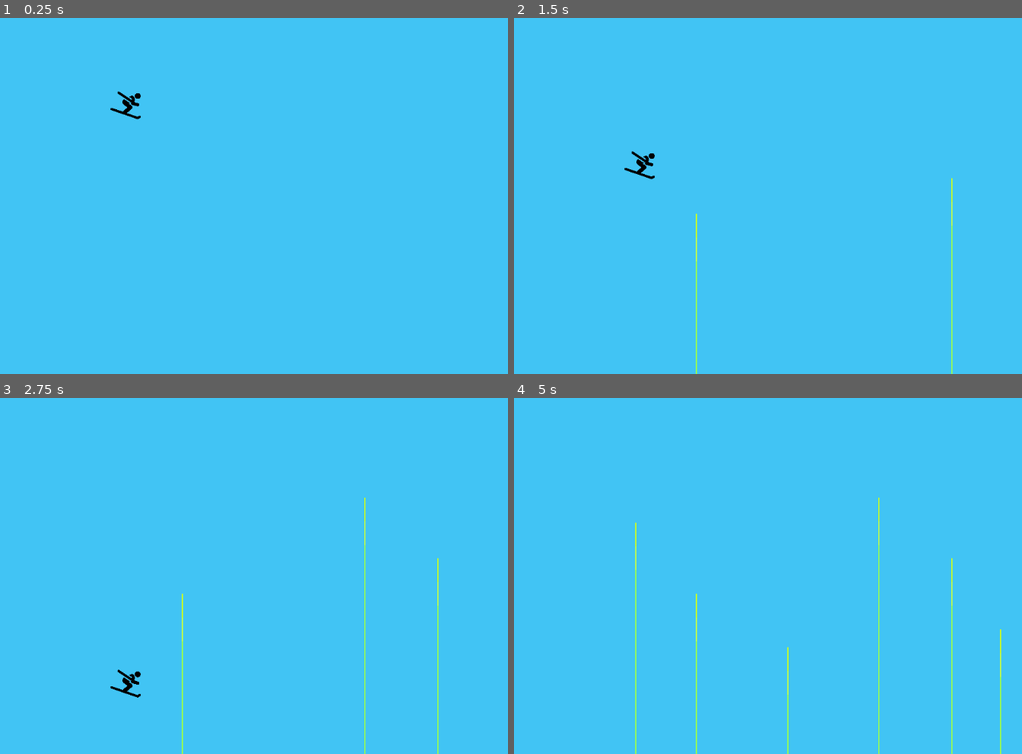
Above: before the commit, frames 1-4 (two rows, left to right).
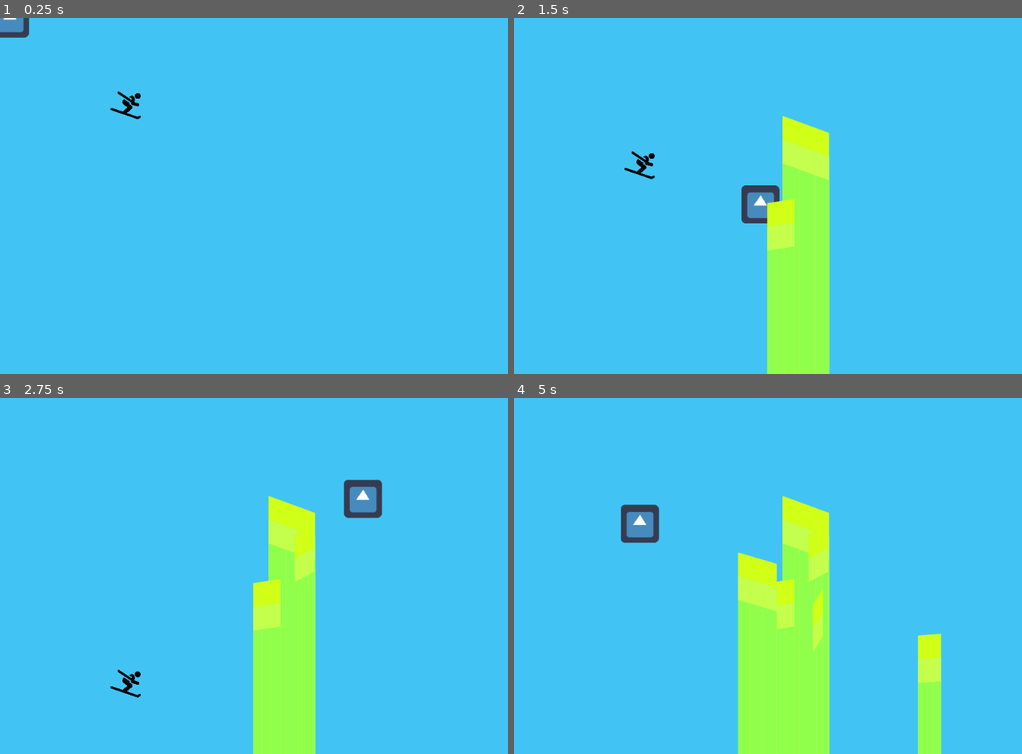
Above: after the commit, the same moments.

Repository: peteyycz/skyer
Game: Godot game, scene res://World.tscn
The game is run twice, just before and just after one commit, with the same random seed, the same clock (stepped at 60 frames per second) and the same inputs. The engine's default icon, where the game draws it, is replaced by a stand-in: a white triangle on a blue panel in a dark square.
Inputs (mouse positions are in pixels of both pictures, inside the frame that each line leads up to):
- Up to frame 1 (0.25 s): no input
- Up to frame 2 (1.5 s): move the mouse to (950, 178) at 0.52 s; click (950, 178) at 0.67 s; move the mouse to (696, 213) at 1.27 s; click (696, 213) at 1.42 s
- Up to frame 3 (2.75 s): move the mouse to (365, 497) at 2.02 s; click (365, 497) at 2.17 s
- Up to frame 4 (5 s): move the mouse to (788, 647) at 2.77 s; click (788, 647) at 2.92 s; move the mouse to (1001, 629) at 3.52 s; click (1001, 629) at 3.67 s; move the mouse to (635, 522) at 4.27 s; click (635, 522) at 4.42 s

The runs differ from the first frame. In frame 1, 0.3% of the frame differs, in the area x 0-6%, y 0-6%; in frame 2, 8.9%; in frame 3, 9.3%; in frame 4, 14%, in the area x 20-96%, y 27-100%.

Commit message:
Add controller

Diff:
--- /dev/null
+++ b/Controller.gd
@@ -0,0 +1,8 @@
+extends Node2D
+
+onready var this = get_node('.')
+
+var t = 0
+
+func _process(delta):
+	this.position = this.position.linear_interpolate(get_global_mouse_position(), 0.1)
--- /dev/null
+++ b/Controller.tscn
@@ -0,0 +1,10 @@
+[gd_scene load_steps=3 format=2]
+
+[ext_resource path="res://Controller.gd" type="Script" id=1]
+[ext_resource path="res://icon.png" type="Texture" id=2]
+
+[node name="Controller" type="Node2D"]
+script = ExtResource( 1 )
+
+[node name="Sprite" type="Sprite" parent="."]
+texture = ExtResource( 2 )
--- a/World.gd
+++ b/World.gd
@@ -4,6 +4,7 @@
 var drawingTimer = 0
 var pointerPositions
 var screenSize
+onready var controller = get_node("Controller")
 
 func _initializePointerPositions(pos):
 	pointerPositions = [pos]
@@ -20,7 +21,7 @@
 	if not pointerPositions[0]:
 		return false
 	if pointerPositions[0] and not pointerPositions[1]:
-		pointerPositions[1] = get_global_mouse_position()
+		pointerPositions[1] = controller.position
 	return true
 
 func _ready():
@@ -61,10 +62,10 @@
 	match event.get_class():
 		"InputEventMouseButton":
 			if event.pressed:
-				_initializePointerPositions(get_canvas_transform().xform_inv(event.position))
+				_initializePointerPositions(controller.position)
 				isDrawing = true
 			else:
 				isDrawing = false
 		"InputEventMouseMotion":
 			if isDrawing:
-				_updateEndPosition(get_canvas_transform().xform_inv(event.position))
+				_updateEndPosition(controller.position)
--- a/World.tscn
+++ b/World.tscn
@@ -1,10 +1,13 @@
-[gd_scene load_steps=3 format=2]
+[gd_scene load_steps=4 format=2]
 
 [ext_resource path="res://World.gd" type="Script" id=1]
 [ext_resource path="res://Scenes/Player.tscn" type="PackedScene" id=2]
+[ext_resource path="res://Controller.tscn" type="PackedScene" id=3]
 
 [node name="World" type="Node2D"]
 script = ExtResource( 1 )
 
 [node name="Player" parent="." instance=ExtResource( 2 )]
 position = Vector2( 134.867, 144.387 )
+
+[node name="Controller" parent="." instance=ExtResource( 3 )]
